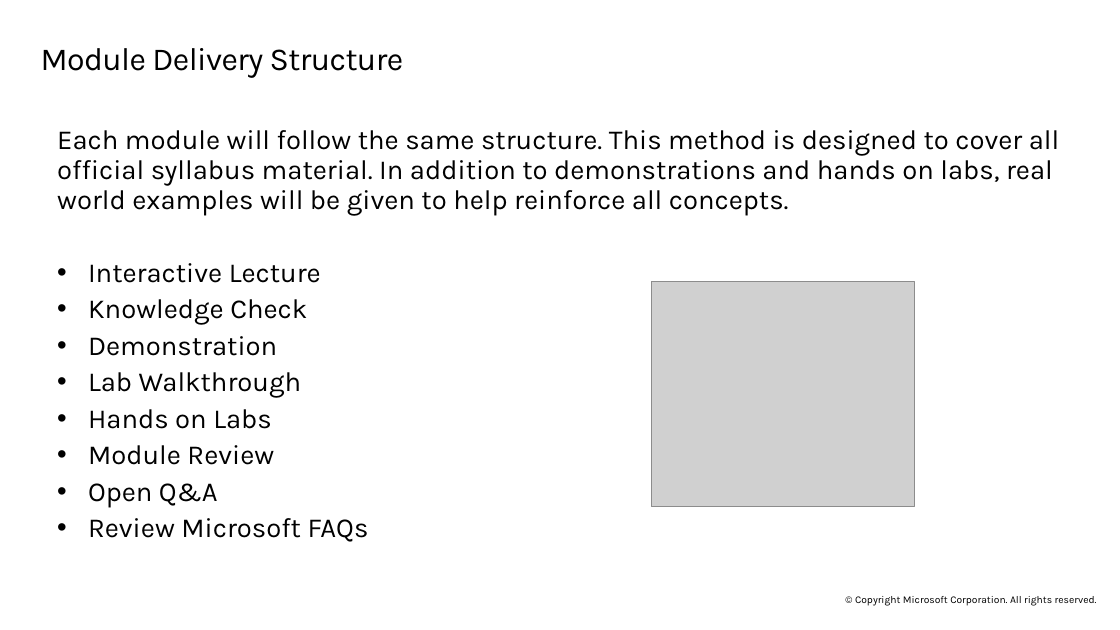
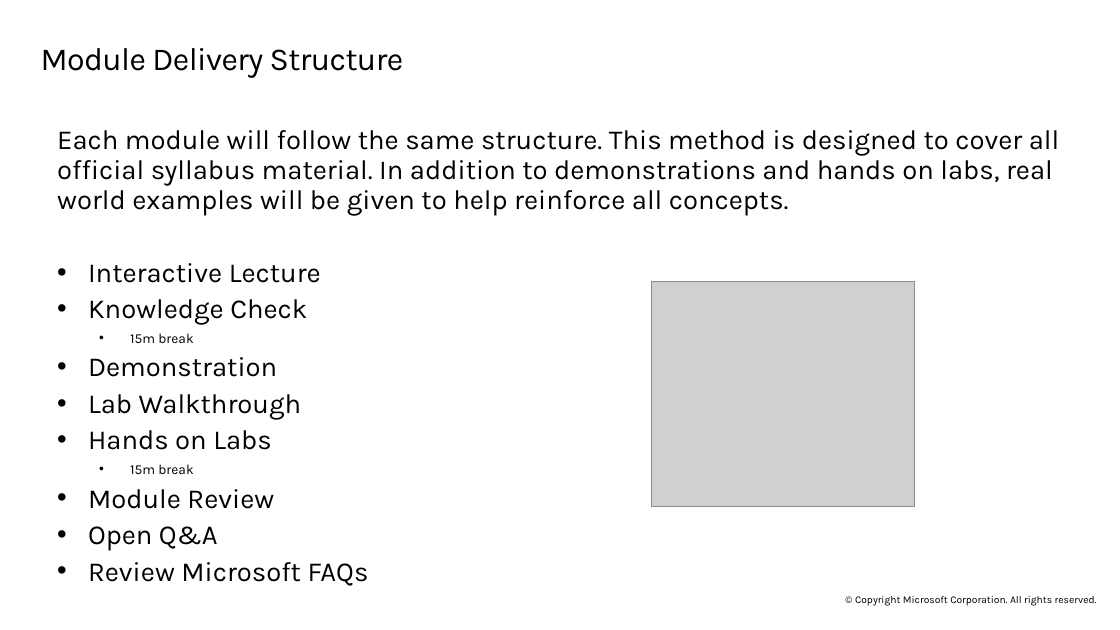
Before and after one commit to ryanpbetts/az-104-material, a slide deck: slide 11 of Slides/AZ-104T00A-ENU-PowerPoint_00 - done.pptx. Drawn at 1120x630 pixels with LibreOffice and Linux fonts; fonts in the diff are those of the drawing; grey boxes stand for pictures. Boxes give left, top, right and bottom in pixels: in the first picture for what was removed or moved away, otherwise in the second. Text is boxed around its words. In the diff, an @@ line names an element or a change of style, - is before the commit and + after.

Commit message:
further updates ahead of delivery

```diff
--- a/Slides/AZ-104T00A-ENU-PowerPoint_00 - done.pptx
+++ b/Slides/AZ-104T00A-ENU-PowerPoint_00 - done.pptx
@@ text at box(130, 333, 193, 343): paragraph added @@
+  • 15m break
@@ text at box(130, 464, 193, 474): paragraph added @@
+  • 15m break
```
Also in this commit, not shown: 1 other slide changed, 3 other files.
